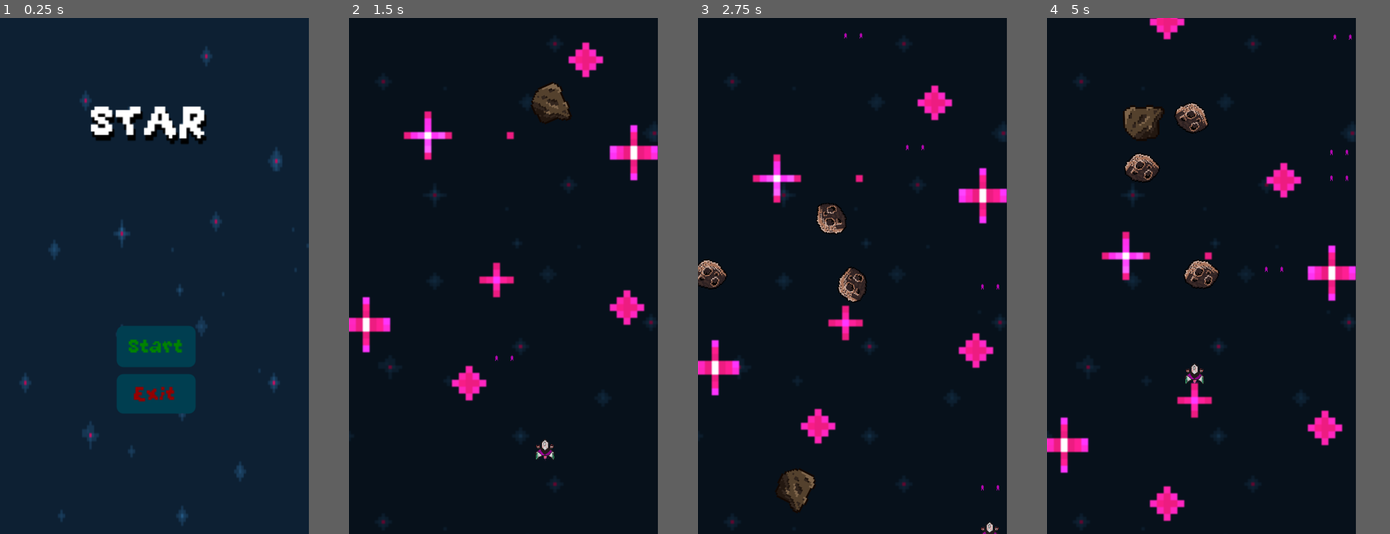
Above: before the commit, frames 1-4 (left to right).
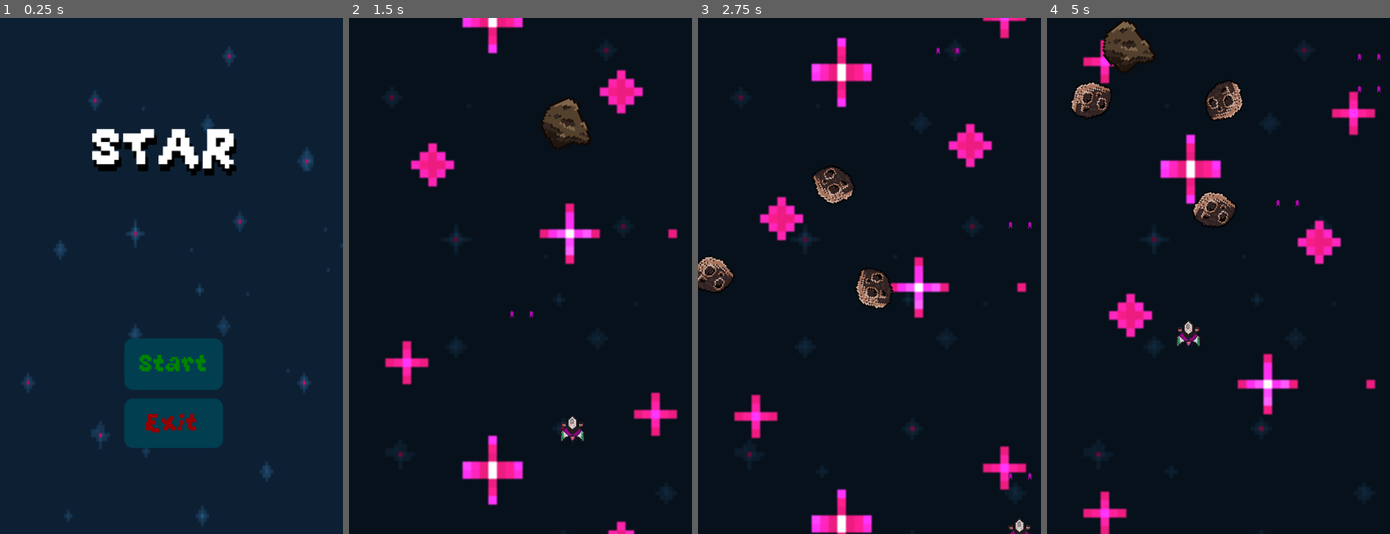
Above: after the commit, the same moments.

Repository: sabdri100/spaceeee
Game: Godot game, scene res://menu.tscn
Two runs of this game, one before a commit and one after it. Both use one fixed random seed, a clock stepped at 60 frames per second and the inputs below.
Inputs:
- Up to frame 1 (0.25 s): no input
- Up to frame 2 (1.5 s): click "Start" at 0.5 s; hold D (move_right) from 1.28 s (still down)
- Up to frame 3 (2.75 s): release D (move_right) at 2.03 s; hold S (move_down) from 2.03 s (still down)
- Up to frame 4 (5 s): release S (move_down) at 2.78 s; hold D (move_right) 2.78-3.53 s; hold W (move_up) 3.53-4.28 s; hold A (move_left) from 4.28 s (still down)
In our replay, the window is 480x800 before the commit and 533x800 after it. These sizes can differ from the game's own. Grey fills any space a smaller window leaves; there, only what the larger window draws over its background counts as a difference.

The runs differ from the first frame. In frame 1, 9.9% of the frame differs, in the area x 5-100%, y 5-99%; in frame 2, 9.4%; in frame 3, 12%; in frame 4, 13%, in the area x 0-98%, y 0-100%.

Commit message:
dameging enemy

Diff:
--- a/bullet.gd
+++ b/Player/bullet.gd
@@ -5,3 +5,10 @@
 # Called when the node enters the scene tree for the first time.
 func _ready() -> void:
 	visible_on_screen_notifier_2d.screen_exited.connect(queue_free)
+
+
+
+func _on_area_2d_area_entered(area: Area2D) -> void:
+	if area.is_in_group("damageable"):
+		area.damage(5)
+		queue_free()
--- /dev/null
+++ b/Player/bullet.tscn
@@ -0,0 +1,33 @@
+[gd_scene load_steps=5 format=3 uid="uid://2ljr7pwvr50d"]
+
+[ext_resource type="Script" uid="uid://8c7qteun5asj" path="res://Player/bullet.gd" id="1_d7yj7"]
+[ext_resource type="Texture2D" uid="uid://cbsew455ofco6" path="res://art/Untitled 07-18-2025 12-49-32.png" id="2_ggrph"]
+[ext_resource type="Script" uid="uid://dhtu2q74p3hne" path="res://component/move_component.gd" id="3_fdgrx"]
+
+[sub_resource type="CapsuleShape2D" id="CapsuleShape2D_d7yj7"]
+radius = 2.0
+height = 6.0
+
+[node name="bullet" type="Node2D"]
+script = ExtResource("1_d7yj7")
+
+[node name="Sprite2D" type="Sprite2D" parent="."]
+scale = Vector2(0.25, 0.25)
+texture = ExtResource("2_ggrph")
+
+[node name="MoveComponent" type="Node" parent="." node_paths=PackedStringArray("actor")]
+script = ExtResource("3_fdgrx")
+velocity = Vector2(0, -150)
+actor = NodePath("..")
+metadata/_custom_type_script = "uid://dhtu2q74p3hne"
+
+[node name="VisibleOnScreenNotifier2D" type="VisibleOnScreenNotifier2D" parent="."]
+position = Vector2(0, -2.98023e-08)
+scale = Vector2(0.1, 0.2)
+
+[node name="Area2D" type="Area2D" parent="."]
+
+[node name="CollisionShape2D" type="CollisionShape2D" parent="Area2D"]
+shape = SubResource("CapsuleShape2D_d7yj7")
+
+[connection signal="area_entered" from="Area2D" to="." method="_on_area_2d_area_entered"]
--- a/ship.tscn
+++ b/Player/ship.tscn
@@ -1,11 +1,11 @@
 [gd_scene load_steps=8 format=3 uid="uid://b5dhvhel125t6"]
 
-[ext_resource type="Script" uid="uid://bhmahvd4t86t4" path="res://ship.gd" id="1_78o8j"]
+[ext_resource type="Script" uid="uid://bhmahvd4t86t4" path="res://Player/ship.gd" id="1_78o8j"]
 [ext_resource type="Script" uid="uid://dhtu2q74p3hne" path="res://component/move_component.gd" id="2_4cq66"]
 [ext_resource type="Texture2D" uid="uid://ckpxwh5ixx7oc" path="res://art/Untitled 07-17-2025 11-39-14 (1).png" id="2_78o8j"]
 [ext_resource type="Script" uid="uid://b7ly4fjiwllun" path="res://component/move_input_component.gd" id="3_v4325"]
 [ext_resource type="Script" uid="uid://cn3dlcixqtmey" path="res://component/spawn_bullet.gd" id="6_pb2vj"]
-[ext_resource type="PackedScene" uid="uid://2ljr7pwvr50d" path="res://bullet.tscn" id="7_qxn0r"]
+[ext_resource type="PackedScene" uid="uid://2ljr7pwvr50d" path="res://Player/bullet.tscn" id="7_qxn0r"]
 
 [sub_resource type="SpriteFrames" id="SpriteFrames_4cq66"]
 animations = [{
--- a/bullet.tscn
+++ /dev/null
@@ -1,22 +0,0 @@
-[gd_scene load_steps=4 format=3 uid="uid://2ljr7pwvr50d"]
-
-[ext_resource type="Script" uid="uid://8c7qteun5asj" path="res://bullet.gd" id="1_t4vbm"]
-[ext_resource type="Texture2D" uid="uid://cbsew455ofco6" path="res://art/Untitled 07-18-2025 12-49-32.png" id="1_v8qja"]
-[ext_resource type="Script" uid="uid://dhtu2q74p3hne" path="res://component/move_component.gd" id="2_t4vbm"]
-
-[node name="bullet" type="Node2D"]
-script = ExtResource("1_t4vbm")
-
-[node name="Sprite2D" type="Sprite2D" parent="."]
-scale = Vector2(0.25, 0.25)
-texture = ExtResource("1_v8qja")
-
-[node name="MoveComponent" type="Node" parent="." node_paths=PackedStringArray("actor")]
-script = ExtResource("2_t4vbm")
-velocity = Vector2(0, -150)
-actor = NodePath("..")
-metadata/_custom_type_script = "uid://dhtu2q74p3hne"
-
-[node name="VisibleOnScreenNotifier2D" type="VisibleOnScreenNotifier2D" parent="."]
-position = Vector2(0, -2.98023e-08)
-scale = Vector2(0.1, 0.2)
--- /dev/null
+++ b/enemy/asteroi_hit_box.gd
@@ -0,0 +1,6 @@
+extends Area2D
+
+@onready var sprite_a = $Sprite_A
+@onready var sprite_b = $Sprite_B
+
+# health of the enemy
--- /dev/null
+++ b/enemy/asteroid_hit_box.gd
@@ -0,0 +1,9 @@
+extends Area2D
+
+# health of the enemy
+@export var Hp : int = 10
+
+func damage(amount : int):
+	Hp -= amount
+	if Hp <= 0:
+		get_parent().queue_free()
--- a/enemy_asteroid.gd
+++ b/enemy/enemy_asteroid.gd
@@ -11,6 +11,7 @@
 	preload("res://art/asteroid_Brown2.png"),
 	preload("res://art/Asteroid Brown.png")
 ]
+
 
 # Selecciona aleatoriamente el asteoride y ajusta size
 func _ready():
--- /dev/null
+++ b/enemy/enemy_asteroid.tscn
@@ -0,0 +1,46 @@
+[gd_scene load_steps=8 format=3 uid="uid://dolyvre351aia"]
+
+[ext_resource type="Script" uid="uid://b5wr3a1jsadsr" path="res://enemy/enemy_asteroid.gd" id="1_qgh3d"]
+[ext_resource type="Texture2D" uid="uid://bpqv4y8n6yaed" path="res://art/Asteroid Brown.png" id="2_fmgr1"]
+[ext_resource type="Script" uid="uid://d2ssrysydu2bq" path="res://enemy/asteroid_hit_box.gd" id="2_v17cv"]
+[ext_resource type="Texture2D" uid="uid://blvorfg3ijg05" path="res://art/asteroid_Brown2.png" id="3_v17cv"]
+
+[sub_resource type="CircleShape2D" id="CircleShape2D_u88vs"]
+radius = 11.0
+
+[sub_resource type="CircleShape2D" id="CircleShape2D_rm00j"]
+radius = 15.0
+
+[sub_resource type="CircleShape2D" id="CircleShape2D_qgh3d"]
+radius = 13.0384
+
+[node name="Enemy Asteroid" type="RigidBody2D" groups=["damageable"]]
+gravity_scale = 0.0
+script = ExtResource("1_qgh3d")
+
+[node name="Sprite_A" type="Sprite2D" parent="."]
+scale = Vector2(0.1375, 0.140625)
+texture = ExtResource("2_fmgr1")
+
+[node name="Collision_A" type="CollisionShape2D" parent="."]
+shape = SubResource("CircleShape2D_u88vs")
+
+[node name="Sprite_B" type="Sprite2D" parent="."]
+rotation = 0.610865
+scale = Vector2(0.0559903, 0.0583924)
+texture = ExtResource("3_v17cv")
+
+[node name="Collision_B" type="CollisionShape2D" parent="."]
+shape = SubResource("CircleShape2D_rm00j")
+
+[node name="VisibleOnScreenNotifier2D" type="VisibleOnScreenNotifier2D" parent="."]
+position = Vector2(0.187496, 1.125)
+scale = Vector2(0.78125, 0.5875)
+
+[node name="Area2D" type="Area2D" parent="." groups=["damageable"]]
+script = ExtResource("2_v17cv")
+
+[node name="CollisionShape2D" type="CollisionShape2D" parent="Area2D"]
+shape = SubResource("CircleShape2D_qgh3d")
+
+[connection signal="screen_exited" from="VisibleOnScreenNotifier2D" to="." method="_on_visible_on_screen_notifier_2d_screen_exited"]
--- a/enemy_asteroid.tscn
+++ /dev/null
@@ -1,36 +0,0 @@
-[gd_scene load_steps=6 format=3 uid="uid://dolyvre351aia"]
-
-[ext_resource type="Script" uid="uid://b5wr3a1jsadsr" path="res://enemy_asteroid.gd" id="1_m0d03"]
-[ext_resource type="Texture2D" uid="uid://bpqv4y8n6yaed" path="res://art/Asteroid Brown.png" id="2_wpvo3"]
-[ext_resource type="Texture2D" uid="uid://blvorfg3ijg05" path="res://art/asteroid_Brown2.png" id="3_7f0r3"]
-
-[sub_resource type="CircleShape2D" id="CircleShape2D_u88vs"]
-radius = 11.0
-
-[sub_resource type="CircleShape2D" id="CircleShape2D_rm00j"]
-radius = 15.0
-
-[node name="Enemy Asteroid" type="RigidBody2D"]
-gravity_scale = 0.0
-script = ExtResource("1_m0d03")
-
-[node name="Sprite_A" type="Sprite2D" parent="."]
-scale = Vector2(0.1375, 0.140625)
-texture = ExtResource("2_wpvo3")
-
-[node name="Collision_A" type="CollisionShape2D" parent="."]
-shape = SubResource("CircleShape2D_u88vs")
-
-[node name="Sprite_B" type="Sprite2D" parent="."]
-rotation = 0.610865
-scale = Vector2(0.0559903, 0.0583924)
-texture = ExtResource("3_7f0r3")
-
-[node name="Collision_B" type="CollisionShape2D" parent="."]
-shape = SubResource("CircleShape2D_rm00j")
-
-[node name="VisibleOnScreenNotifier2D" type="VisibleOnScreenNotifier2D" parent="."]
-position = Vector2(0.187496, 1.125)
-scale = Vector2(0.78125, 0.5875)
-
-[connection signal="screen_exited" from="VisibleOnScreenNotifier2D" to="." method="_on_visible_on_screen_notifier_2d_screen_exited"]
--- a/main.gd
+++ b/main.gd
@@ -4,7 +4,7 @@
 @onready var levels_timer = $LevelsTimer
 @onready var asteroid_timer = $AsteroidSpawnTimer
 
-var asteroid_scene = preload("res://enemy_asteroid.tscn")
+var asteroid_scene = preload("res://enemy/enemy_asteroid.tscn")
 var curr_level = 1
 
 func _ready():
--- a/main.tscn
+++ b/main.tscn
@@ -1,7 +1,7 @@
 [gd_scene load_steps=4 format=3 uid="uid://71t16126a4j2"]
 
 [ext_resource type="Script" uid="uid://cysaoo2e525ej" path="res://main.gd" id="1_0xm2m"]
-[ext_resource type="PackedScene" uid="uid://b5dhvhel125t6" path="res://ship.tscn" id="1_ig7tw"]
+[ext_resource type="PackedScene" uid="uid://b5dhvhel125t6" path="res://Player/ship.tscn" id="1_ig7tw"]
 [ext_resource type="PackedScene" uid="uid://pg3cx4mpe6w2" path="res://parallax_background.tscn" id="3_h2yge"]
 
 [node name="main" type="Node2D"]
--- a/parallax_background.tscn
+++ b/parallax_background.tscn
@@ -21,12 +21,11 @@
 
 [node name="ParallaxLayer2" type="ParallaxLayer" parent="."]
 unique_name_in_owner = true
-motion_mirroring = Vector2(0, 280)
+motion_mirroring = Vector2(0, 210)
 
 [node name="TextureRect" type="TextureRect" parent="ParallaxLayer2"]
-offset_left = -64.0
-offset_top = -32.0
-offset_right = 215.0
-offset_bottom = 224.0
+offset_left = -7.0
+offset_right = 272.0
+offset_bottom = 256.0
 texture = ExtResource("3_6h8ff")
 stretch_mode = 1
--- a/project.godot
+++ b/project.godot
@@ -17,10 +17,10 @@
 
 [display]
 
-window/size/viewport_width=180
-window/size/viewport_height=300
-window/size/window_width_override=620
-window/size/window_height_override=920
+window/size/viewport_width=160
+window/size/viewport_height=240
+window/size/window_width_override=640
+window/size/window_height_override=960
 window/stretch/mode="canvas_items"
 
 [input]
Renamed: bullet.gd.uid -> Player/bullet.gd.uid
Renamed: ship.gd -> Player/ship.gd
Renamed: ship.gd.uid -> Player/ship.gd.uid
Not shown, added: enemy/asteroi_hit_box.gd.uid
Not shown, added: enemy/asteroid_hit_box.gd.uid
Renamed: enemy_aliens.tscn -> enemy/enemy_aliens.tscn
Renamed: enemy_asteroid.gd.uid -> enemy/enemy_asteroid.gd.uid
